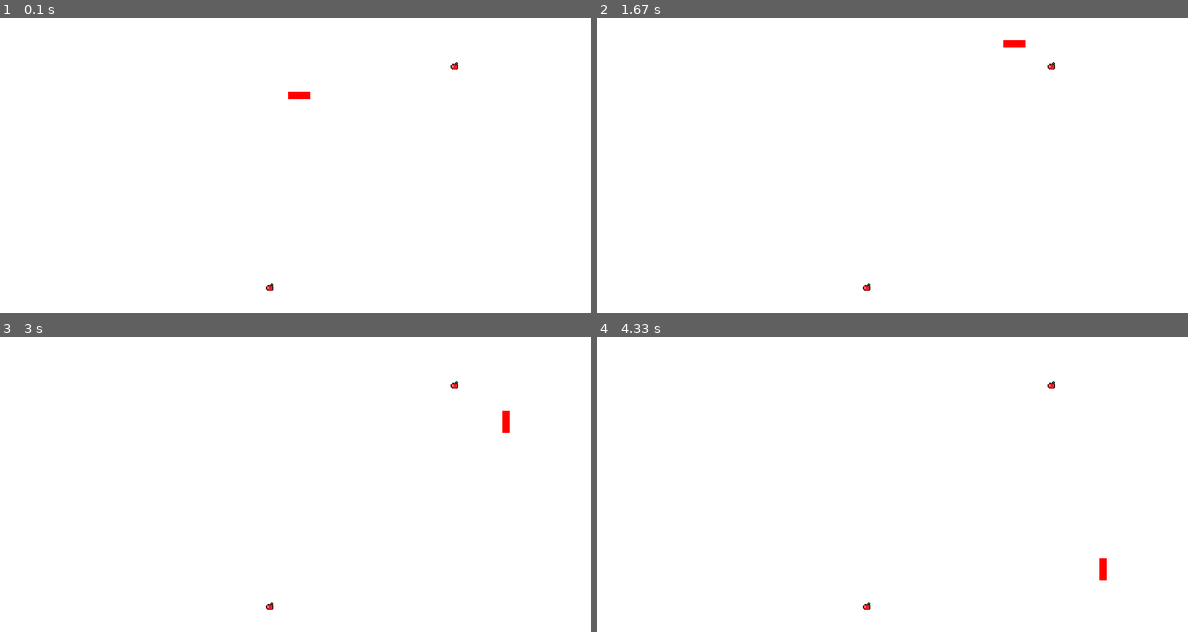
Above: before the commit, frames 1-4 (two rows, left to right).
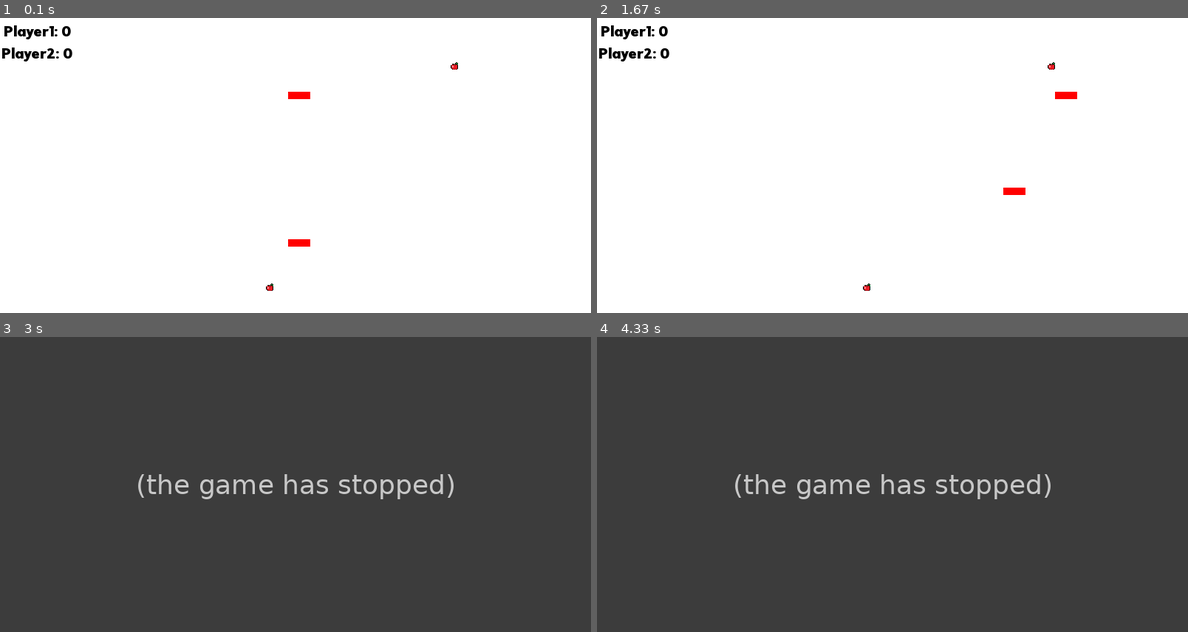
Above: after the commit, the same moments.

Repository: danyjf/tpj-2022
Game: pygame game, started from snake/main.py
The game is run twice, just before and just after one commit, with the same random seed, the same clock (stepped at 60 frames per second) and the same inputs.
Inputs:
- Up to frame 1 (0.1 s): no input
- Up to frame 2 (1.67 s): hold Right 0.33-0.8 s; hold Up 0.83-1.3 s; hold Right from 1.33 s (still down)
- Up to frame 3 (3 s): release Right at 1.8 s; hold Left 1.83-2.37 s; hold Down 2.4-2.7 s
- Up to frame 4 (4.33 s): no input

The runs differ from the first frame. In frame 1, 0.5% of the frame differs, in the area x 0-53%, y 2-78%; in frame 2, 0.7%; in frame 3, 100%, in the area x 0-100%, y 0-100%; in frame 4, 100%.
After the commit the program exited at 2.8 s; later frames show no game.

Commit message:
Add working scoreboard display

Diff:
--- a/snake/game.py
+++ b/snake/game.py
@@ -14,8 +14,8 @@
         self.input_handler = InputHandler()
         self.running = True
 
-        # self.snakes = [Snake('Player1', 40, 10), Snake('Player2', 40, 30)]
-        self.snakes = [Snake('Player1', 40, 10)]
+        self.snakes = [Snake('Player1', 40, 10), Snake('Player2', 40, 30)]
+        # self.snakes = [Snake('Player1', 40, 10)]
 
         self.score_board = ScoreBoard(self.snakes)
 
@@ -51,6 +51,7 @@
             item.draw(self.display)
         for snake in self.snakes:
             snake.draw(self.display)
+        self.score_board.draw(self.display)
 
         pygame.display.flip()
 
--- a/snake/score_board.py
+++ b/snake/score_board.py
@@ -1,5 +1,6 @@
 from observer import Observer
 from environment import Environment
+from score_board_text import ScoreBoardText
 
 class ScoreBoard(Observer):
     def __init__(self, players):
@@ -9,7 +10,13 @@
             player.add_observer(self)
             self.scores[player.name] = 0
 
+        self.score_board_text = ScoreBoardText(self.scores)
+
     def on_notify(self, entity, event):
         if event == Environment.EAT:
             self.scores[entity.name] += 1
-            print(self.scores)
+            self.score_board_text.update_scores(self.scores)
+
+    def draw(self, display):
+        for player_name in self.score_board_text.text:
+            display.blit(self.score_board_text.text[player_name], self.score_board_text.text_rect[player_name])
--- /dev/null
+++ b/snake/score_board_text.py
@@ -0,0 +1,22 @@
+import pygame
+
+class ScoreBoardText:
+    def __init__(self, scores):
+        self.font = pygame.font.Font('Figerona-VF.ttf', 20)
+        self.display_text = {}
+        self.text = {}
+        self.text_rect = {}
+        self.x = 50
+        self.y = 20
+        for player_name in scores:
+            self.display_text[player_name] = f'{player_name}: {scores[player_name]}'
+            self.text[player_name] = self.font.render(self.display_text[player_name], True, (0, 0, 0))
+            self.text_rect[player_name] = self.text[player_name].get_rect()
+            self.text_rect[player_name].center = (self.x, self.y)
+            self.y += 30
+
+    def update_scores(self, scores):
+        self.display_text = {}
+        for player_name in scores:
+            self.display_text[player_name] = f'{player_name}: {scores[player_name]}'
+            self.text[player_name] = self.font.render(self.display_text[player_name], True, (0, 0, 0))
Binary file added: snake/Figerona-VF.ttf
